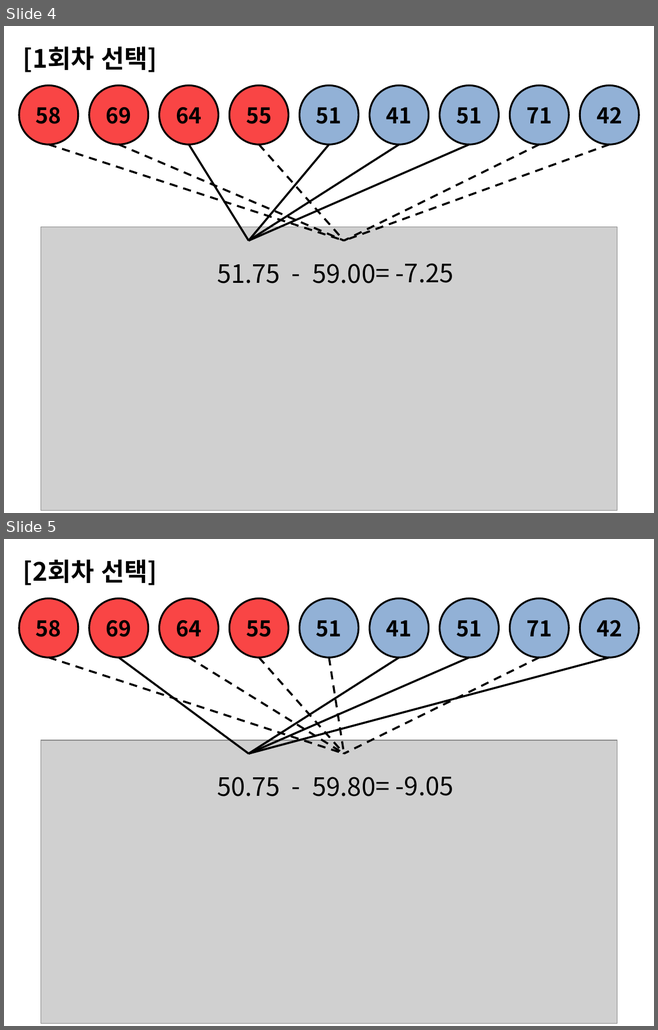
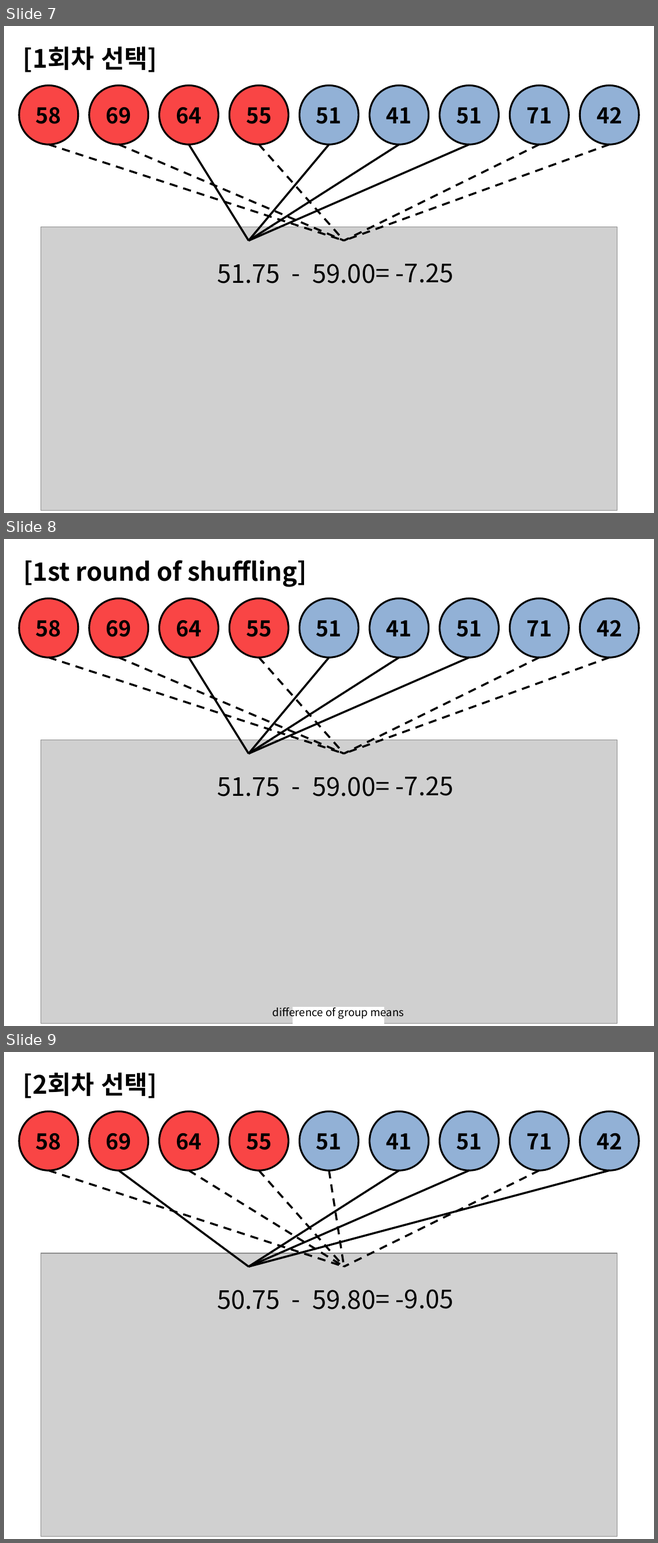
Before and after one commit to answeredbyablemind/answeredbyablemind.github.io, a slide deck: pics/2021-10-28-permutation_test/pics.pptx. Shown one above the other, each under a label of ours: slides 4 and 5 before the commit, slides 7, 8 and 9 after it. The pictures are 658x1030 and 658x1543 pixels, drawn with LibreOffice and Linux fonts; fonts in the diff are those of the drawing; grey boxes stand for pictures. Boxes give left, top, right and bottom in pixels: in the first picture for what was removed or moved away, otherwise in the second. Text is boxed around its words. In the diff, an @@ line names an element or a change of style, - is before the commit and + after.

```diff
--- a/pics/2021-10-28-permutation_test/pics.pptx
+++ b/pics/2021-10-28-permutation_test/pics.pptx
@@ slide 8 added at <box>4,539,654,1026</box>, background #FFFFFF @@
@@ text added at <box>23,560,307,587</box>, 28 pt, text #000000, bold @@
+[1st round of shuffling]
@@ ellipse added at <box>19,599,78,658</box>, fill #F94545, outline #000000 2 pt, 24 pt, text #000000, bold @@
+58
@@ ellipse added at <box>89,599,148,658</box>, fill #F94545, outline #000000 2 pt, 24 pt, text #000000, bold @@
+69
@@ ellipse added at <box>159,599,219,658</box>, fill #F94545, outline #000000 2 pt, 24 pt, text #000000, bold @@
+64
@@ ellipse added at <box>230,599,289,658</box>, fill #F94545, outline #000000 2 pt, 24 pt, text #000000, bold @@
+55
@@ ellipse added at <box>300,599,359,658</box>, fill #92B1D6, outline #000000 2 pt, 24 pt, text #000000, bold @@
+51
@@ ellipse added at <box>369,599,428,658</box>, fill #92B1D6, outline #000000 2 pt, 24 pt, text #000000, bold @@
+41
@@ ellipse added at <box>439,599,498,658</box>, fill #92B1D6, outline #000000 2 pt, 24 pt, text #000000, bold @@
+51
@@ ellipse added at <box>509,599,568,658</box>, fill #92B1D6, outline #000000 2 pt, 24 pt, text #000000, bold @@
+71
@@ ellipse added at <box>579,599,639,658</box>, fill #92B1D6, outline #000000 2 pt, 24 pt, text #000000, bold @@
+42
@@ line added from (49, 657) to (344, 754), #000000 2.25 pt dashed @@
@@ line added from (119, 657) to (344, 754), #000000 2.25 pt dashed @@
@@ line added from (188, 657) to (248, 754), #000000 2.25 pt @@
@@ line added from (399, 657) to (248, 754), #000000 2.25 pt @@
@@ line added from (329, 657) to (248, 754), #000000 2.25 pt @@
@@ line added from (469, 657) to (248, 754), #000000 2.25 pt @@
@@ line added from (259, 657) to (344, 754), #000000 2.25 pt dashed @@
@@ line added from (539, 657) to (344, 754), #000000 2.25 pt dashed @@
@@ line added from (609, 657) to (344, 754), #000000 2.25 pt dashed @@
@@ picture added at <box>41,740,616,1023</box> @@
@@ text added at <box>217,777,280,797</box>, 28 pt, text #000000 @@
+51.75
@@ text added at <box>285,767,308,804</box>, 28 pt, text #000000 @@
+-
@@ text added at <box>313,777,376,797</box>, 28 pt, text #000000 @@
+59.00
@@ text added at <box>396,776,453,796</box>, 28 pt, text #000000 @@
+= -7.25
@@ text added at <box>273,1005,404,1020</box>, 12 pt, text #000000 @@
+difference of group means
@@ rectangle added at <box>292,1008,384,1025</box>, fill #FFFFFF @@
@@ what was slide 4 is now slide 7 @@
@@ what was slide 5 is now slide 9 @@
```
Also in this commit, not shown: 5 other slides added, 15 other files.
